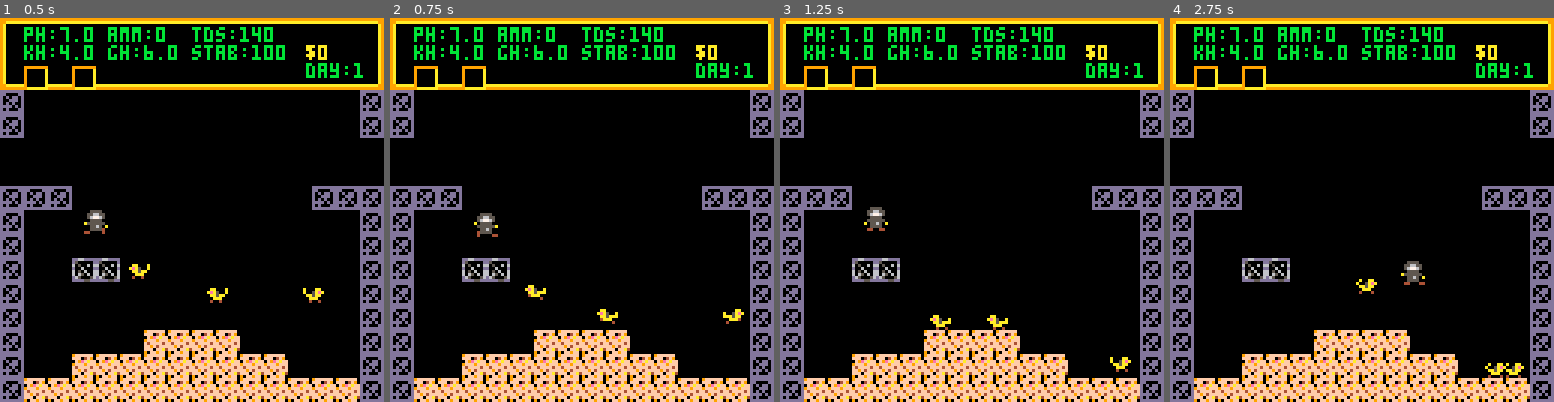
Above: before the commit, frames 1-4 (left to right).
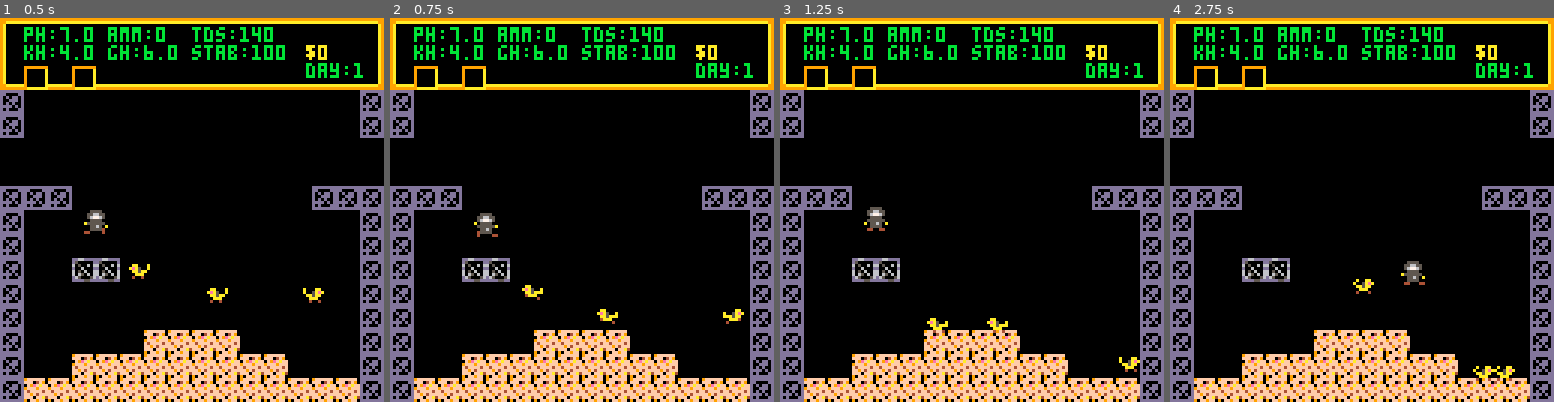
Above: after the commit, the same moments.

Repository: zvxr/shrimpkeeper
Game: PICO-8 cartridge shrimpkeeper.p8
The game is run twice, just before and just after one commit, with the same random seed, the same clock (stepped at 60 frames per second) and the same inputs.
Inputs:
- Up to frame 1 (0.5 s): tap X (X key) at 0.33 s
- Up to frame 2 (0.75 s): tap O (Z key) at 0.7 s
- Up to frame 3 (1.25 s): tap X (X key) at 1.07 s
- Up to frame 4 (2.75 s): hold Right 1.6-2.1 s; tap O (Z key) at 1.7, 2.1, 2.5 s; tap X (X key) at 1.85 s; hold Up 2.15-2.42 s; hold Right from 2.47 s (still down)

Frame 1 is identical in both runs. In frame 2, 0.1% of the frame differs, in the area x 34-41%, y 69-74%; in frame 3, 0.4%; in frame 4, 0.5%, in the area x 47-93%, y 67-95%.

Commit message:
better breeding

Diff:
--- a/physics.lua
+++ b/physics.lua
@@ -27,15 +27,9 @@
 					collide_ent(a2,a)
 				if ca then return false end
 				if a==pl and a2.sa!=nil and a.dy<0 then
-					a2.dy-=btn(2) and 0.7 or 0.25
-					if btn(2) then
-						a2.dx+=sgn(a2.x-a.x)*0.12
-					end
+					a2.dy-=0.25
 				elseif a2==pl and a.sa!=nil and a2.dy<0 then
-					a.dy-=btn(2) and 0.7 or 0.25
-					if btn(2) then
-						a.dx+=sgn(a.x-a2.x)*0.12
-					end
+					a.dy-=0.25
 				end
 				if dx != 0 then
 					local b=bounce
--- a/shrimp.lua
+++ b/shrimp.lua
@@ -5,14 +5,16 @@
 		a.frames=4
 		a.sw=1
 		a.sh=1
-		a.w=0.4
+		a.w=0.3
+		a.h=0.3
 	else
 		a.k=37
 		a.fs=2
 		a.frames=4
 		a.sw=2
 		a.sh=1
-		a.w=0.9
+		a.w=0.7
+		a.h=0.3
 	end
 end
 
@@ -72,7 +74,8 @@
 function make_baby(x,y,a,b)
 	local c=make_shrimp(x,y)
 	local lo=min(a.sp,b.sp)-0.2
-	local hi=max(a.sp,b.sp)
+	local hi=max(a.sp,b.sp)+0.2
+	local m=false
 	c.sa=1
 	c.sp=lo+rnd(hi-lo)
 	c.sb=a.sb
@@ -80,11 +83,11 @@
 		((a.sr or b.sr) and rnd(1)<0.5)
 	c.sd=a.sd and b.sd or
 		((a.sd or b.sd) and rnd(1)<0.5)
-	if rnd(20)<1 then c.sp+=1 end
-	if rnd(50)<1 then c.sr=true end
-	if rnd(100)<1 then c.sd=true end
+	if rnd(10)<1 then c.sp+=1 m=true end
+	if rnd(20)<1 then c.sr=true m=true end
+	if rnd(100)<1 then c.sd=true m=true end
 	shrimp_size(c)
-	return c
+	return m
 end
 
 function breed_day()
@@ -101,11 +104,10 @@
 					flr(a.x/16)==flr(b.x/16) and
 					flr(a.y/16)==flr(b.y/16) then
 					if rnd(1)<0.5 then
-						make_baby(
+						tank.bm=make_baby(
 							7+flr(rnd(6))+flr(a.x/16)*16,
 							9+flr(rnd(2))+flr(a.y/16)*16,
-							a,b)
-						tank.bm="br:bred"
+							a,b) and "Mutation!" or "br:bred"
 					else
 						tank.bm="br:fail"
 					end
Not shown, changed: DOCS.md
